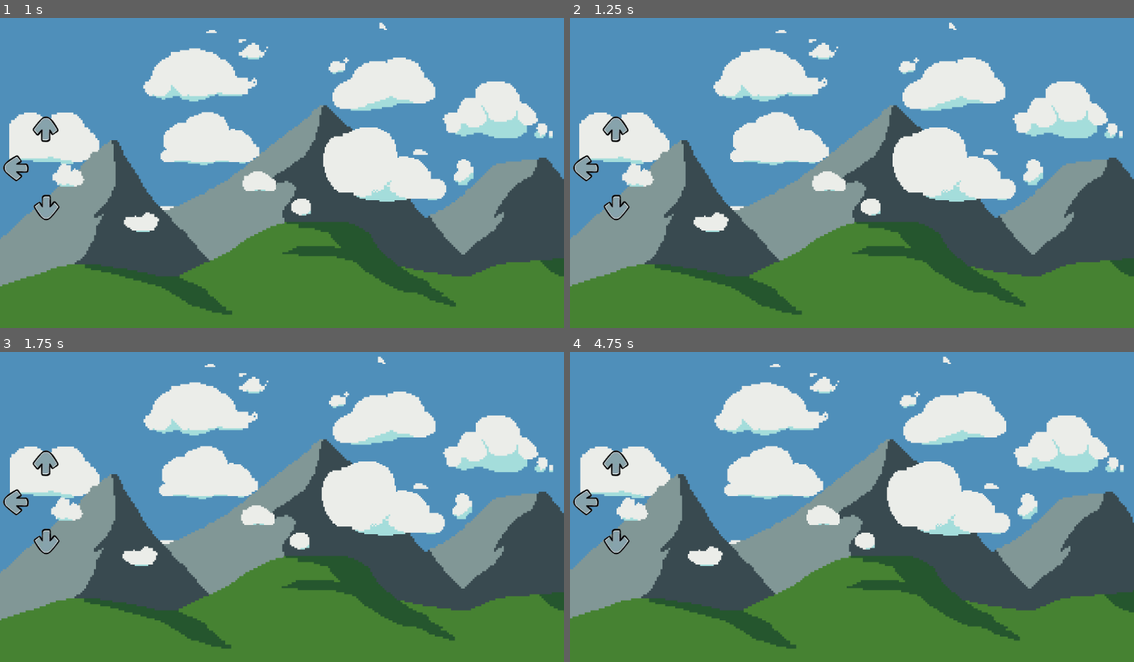
Above: before the commit, frames 1-4 (two rows, left to right).
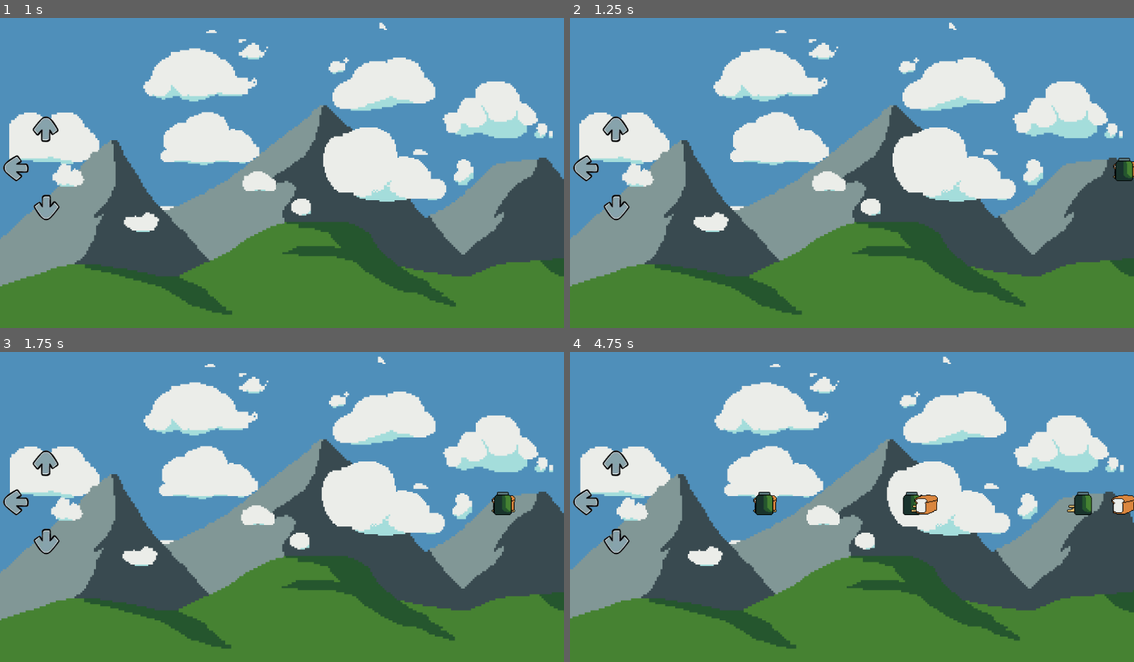
Above: after the commit, the same moments.

Repository: piperinnshall/wlgg-world-day
Game: Godot game, scene res://src/stages/stage_one.tscn
Same seed, same stepped clock (60 frames per second), same inputs: the game is played once before the commit and once after it.
Inputs:
- Up to frame 1 (1 s): no input
- Up to frame 2 (1.25 s): no input
- Up to frame 3 (1.75 s): no input
- Up to frame 4 (4.75 s): no input

Frame 1 is identical in both runs. In frame 2, 0.2% of the frame differs, in the area x 96-100%, y 45-53%; in frame 3, 0.3%; in frame 4, 1.1%, in the area x 32-100%, y 45-53%.
Error before the commit: Invalid access to property or key 'passed' on a base object of type 'Nil'. (res://src/scripts/key_listener.gd:12)

Commit message:
feat: Randomly generate objects

Diff:
--- a/src/nodes/key_listener.tscn
+++ b/src/nodes/key_listener.tscn
@@ -8,3 +8,8 @@
 hframes = 4
 vframes = 3
 script = ExtResource("2_irskc")
+
+[node name="RandomSpawnTimer" type="Timer" parent="."]
+autostart = true
+
+[connection signal="timeout" from="RandomSpawnTimer" to="." method="_on_random_spawn_timer_timeout"]
--- a/src/nodes/key_moving.tscn
+++ b/src/nodes/key_moving.tscn
@@ -11,12 +11,12 @@
 script = ExtResource("2_l2fd5")
 
 [node name="Timer" type="Timer" parent="."]
-wait_time = 5.0
+wait_time = 10.0
 one_shot = true
 autostart = true
 
 [node name="DestroyTimer" type="Timer" parent="."]
-wait_time = 5.0
+wait_time = 10.0
 one_shot = true
 autostart = true
 
--- a/src/scripts/key_listener.gd
+++ b/src/scripts/key_listener.gd
@@ -9,9 +9,10 @@
 	if Input.is_action_just_pressed(key_name):
 		create_moving_key()
 
-	if key_moving_queue.front().passed and key_moving_queue.size() > 0:
-		key_moving_queue.pop_front()
-		print("popped")
+	if key_moving_queue.size() > 0:
+		if key_moving_queue.front().has_passed:
+			key_moving_queue.pop_front()
+			print("popped")
 
 func create_moving_key():
 	var km_inst = key_moving.instantiate()
@@ -19,3 +20,8 @@
 	km_inst.setup(frame + 4)
 
 	key_moving_queue.push_back(km_inst)
+
+func _on_random_spawn_timer_timeout() -> void:
+	create_moving_key()
+	$RandomSpawnTimer.wait_time = randf_range(0.4 ,3)
+	$RandomSpawnTimer.start()
--- a/src/scripts/key_moving.gd
+++ b/src/scripts/key_moving.gd
@@ -6,7 +6,8 @@
 var pos_y: float = 0
 
 # true if km has passed the allowed input frame
-var passed: bool = false
+var has_passed: bool = false
+
 var pass_limit: float = -565.0
 
 func _init():
@@ -18,15 +19,15 @@
 	if global_position.x < pass_limit and not $Timer.is_stopped():
 		print($Timer.wait_time - $Timer.time_left)
 		$Timer.stop()
-		passed = true
-
+		has_passed = true
 
 func setup(target_frame: int):
 	global_position = Vector2(pos_x, pos_y)
 	frame = target_frame
 	scale.x = 0.3
 	scale.y = 0.3
+
 	set_process(true)
 
-func _on_destroy_timer_timeout() -> void:
+func _on_destroy_timer_timeout():
 	queue_free()
Not shown, added: assets/binssheet.png.import
